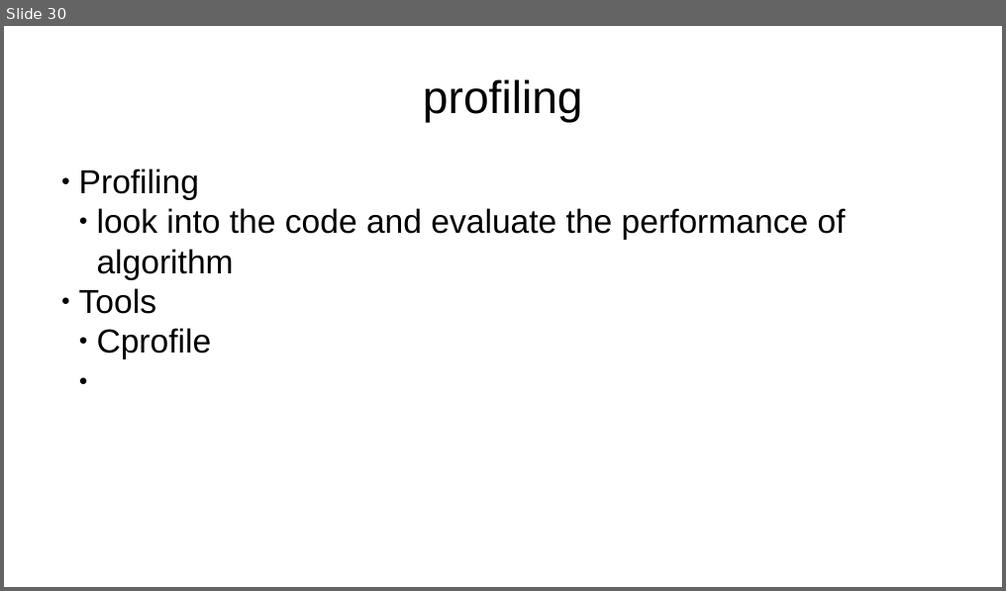
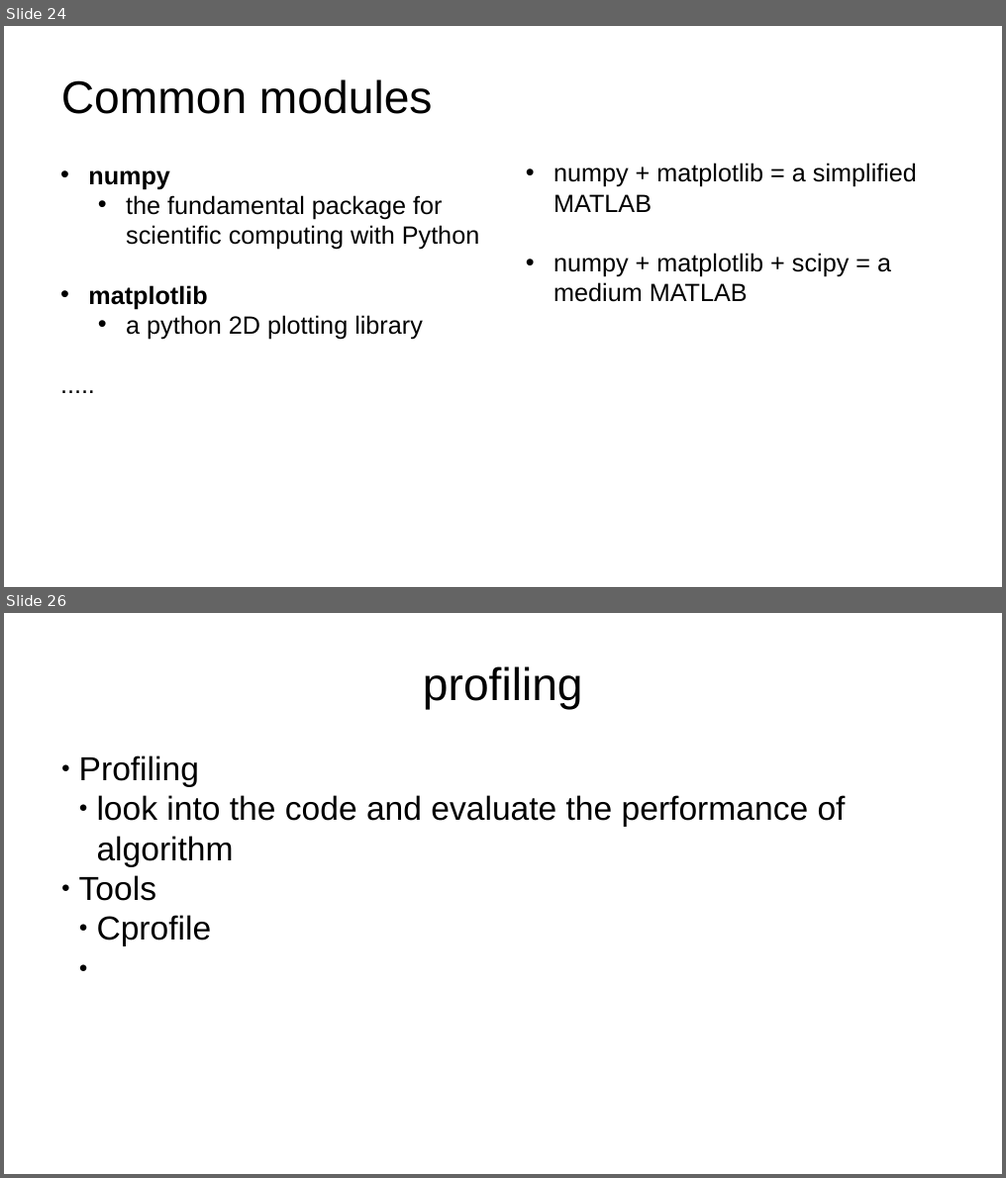
Before and after one commit to pswpswpsw/Mastering-Python-in-One-Hour, a slide deck: intro.pptx. Shown one above the other, each under a label of ours: slide 30 before the commit, slides 24 and 26 after it; the slides between them are not shown. The pictures are 1006x591 and 1006x1178 pixels, drawn with LibreOffice and Linux fonts; fonts in the diff are those of the drawing. Boxes give left, top, right and bottom in pixels: in the first picture for what was removed or moved away, otherwise in the second. Text is boxed around its words. In the diff, an @@ line names an element or a change of style, - is before the commit and + after.

```diff
--- a/intro.pptx
+++ b/intro.pptx
@@ slide 24 added at bbox=[4, 26, 1002, 587], background #FFFFFF @@
@@ text added at bbox=[61, 79, 433, 114], 44 pt, text #000000 @@
+Common modules
@@ text added at bbox=[88, 171, 479, 339], 24 pt, text #000000 @@
+• numpy
+  • the fundamental package for scientific computing with Python
+• matplotlib
+  • a python 2D plotting library
+.....
@@ text added at bbox=[553, 163, 917, 302], 24 pt, text #000000 @@
+• numpy + matplotlib = a simplified MATLAB
+• numpy + matplotlib + scipy = a medium MATLAB
@@ what was slide 30 is now slide 26 @@
```
Also in this commit, not shown: 7 slides changed, 18 other slides added, 24 slides removed, 17 other files.
